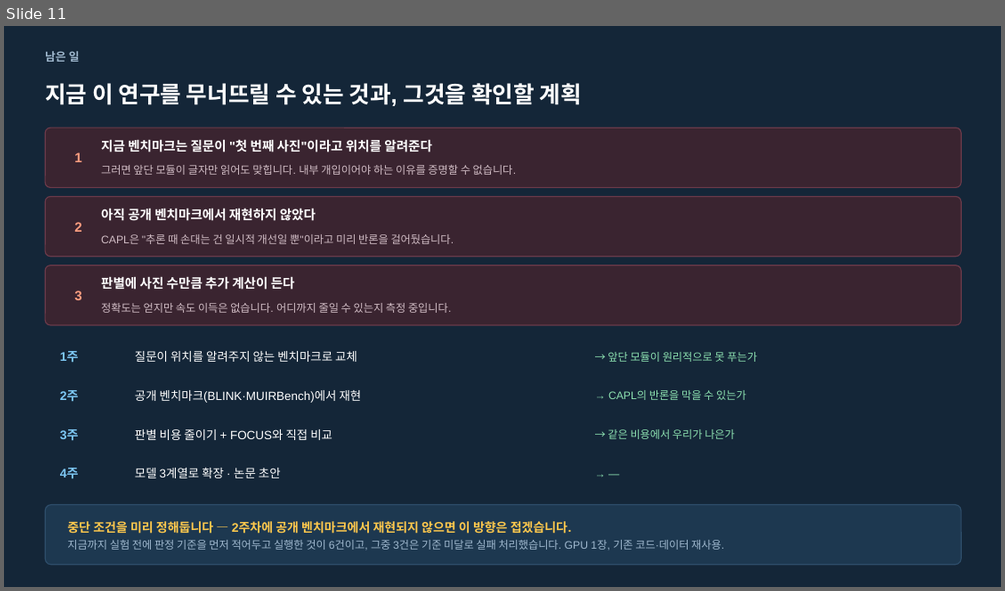
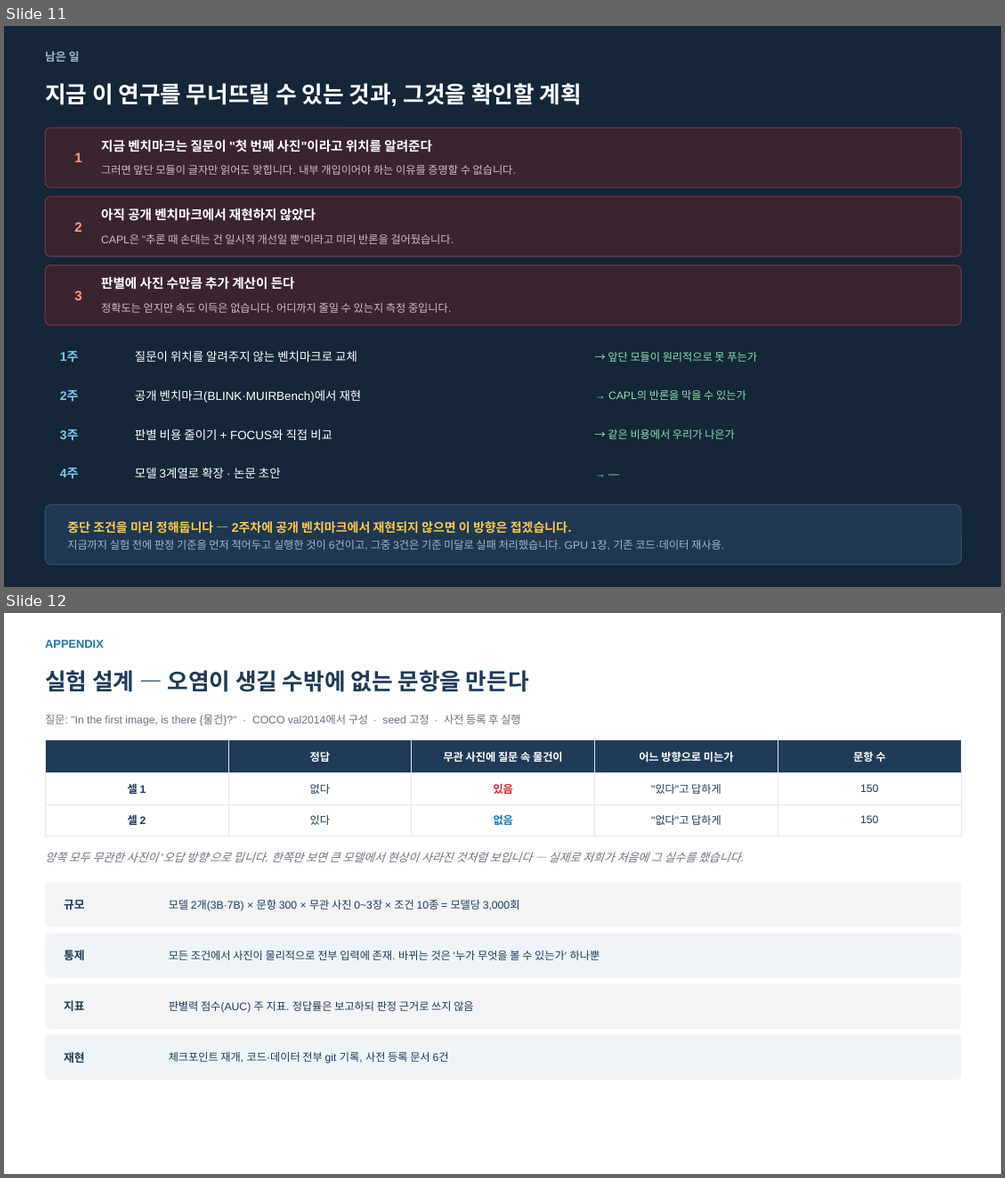
Before and after one commit to hsmai/Source-Depth, a slide deck: meeting/SourceDepth_meeting_v6.pptx. Shown one above the other, each under a label of ours: slide 11 before the commit, slides 11 and 12 after it. The pictures are 1005x591 and 1005x1178 pixels, drawn with LibreOffice and Linux fonts; fonts in the diff are those of the drawing. Boxes give left, top, right and bottom in pixels: in the first picture for what was removed or moved away, otherwise in the second. Text is boxed around its words. In the diff, an @@ line names an element or a change of style, - is before the commit and + after.

```diff
--- a/meeting/SourceDepth_meeting_v6.pptx
+++ b/meeting/SourceDepth_meeting_v6.pptx
@@ slide 12 added at box(4, 613, 1001, 1174), background #FFFFFF @@
@@ text added at box(45, 640, 104, 648), 11 pt, text #1F77B4, bold @@
+APPENDIX
@@ text added at box(45, 670, 529, 692), 22 pt, text #1F3B57, bold @@
+실험 설계 — 오염이 생길 수밖에 없는 문항을 만든다
@@ text added at box(45, 714, 520, 726), 10.5 pt, text #6B7280 @@
+질문: "In the first image, is there {물건}?" · COCO val2014에서 구성 · seed 고정 · 사전 등록 후 실행
@@ table added at box(45, 740, 961, 828), 3 rows, 5 columns @@
+ | 정답 | 무관 사진에 질문 속 물건이 | 어느 방향으로 미는가 | 문항 수
+셀 1 | 없다 | 있음 | "있다"고 답하게 | 150
+셀 2 | 있다 | 없음 | "없다"고 답하게 | 150
@@ text added at box(45, 852, 740, 862), 11 pt, text #6B7280, italic @@
+양쪽 모두 무관한 사진이 '오답 방향'으로 밉니다. 한쪽만 보면 큰 모델에서 현상이 사라진 것처럼 보입니다 — 실제로 저희가 처음에 그 실수를 했습니다.
@@ rounded rectangle added at box(45, 882, 961, 927), fill #F3F4F6 @@
@@ text added at box(64, 900, 85, 909), 11 pt, text #1F3B57, bold @@
+규모
@@ text added at box(169, 900, 520, 911), 10.5 pt, text #1F3B57 @@
+모델 2개(3B·7B) × 문항 300 × 무관 사진 0~3장 × 조건 10종 = 모델당 3,000회
@@ rounded rectangle added at box(45, 933, 961, 978), fill #EFF4F9 @@
@@ text added at box(64, 949, 85, 960), 11 pt, text #1F3B57, bold @@
+통제
@@ text added at box(169, 950, 600, 960), 10.5 pt, text #1F3B57 @@
+모든 조건에서 사진이 물리적으로 전부 입력에 존재. 바뀌는 것은 '누가 무엇을 볼 수 있는가' 하나뿐
@@ rounded rectangle added at box(45, 984, 961, 1029), fill #F3F4F6 @@
@@ text added at box(64, 1000, 85, 1011), 11 pt, text #1F3B57, bold @@
+지표
@@ text added at box(169, 1001, 473, 1013), 10.5 pt, text #1F3B57 @@
+판별력 점수(AUC) 주 지표. 정답률은 보고하되 판정 근거로 쓰지 않음
@@ rounded rectangle added at box(45, 1035, 961, 1079), fill #EFF4F9 @@
@@ text added at box(64, 1052, 85, 1062), 11 pt, text #1F3B57, bold @@
+재현
@@ text added at box(169, 1052, 449, 1063), 10.5 pt, text #1F3B57 @@
+체크포인트 재개, 코드·데이터 전부 git 기록, 사전 등록 문서 6건
```
Also in this commit, not shown: 6 other slides added, 2 other files.
